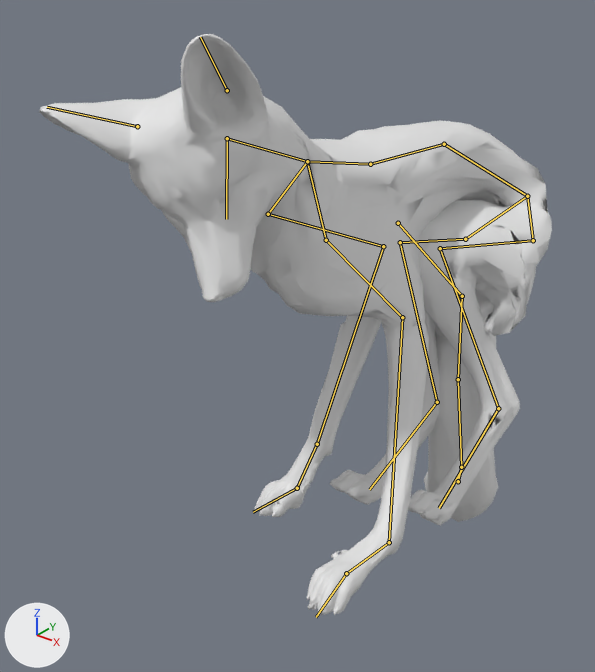
An edit to the glTF model 42/media/models_X/Skinned/KWC_Fox.glb, drawn before and after from the same camera.
Rendered twice from a 50 mm camera at (0.201, -0.5, 0.427) aimed at (-0.085, -0.142, 0.205). Lighting does not change. The marker at lower left points along +X, +Y and +Z. The older version comes first. Both versions are drawn at frame 2 of the action 'Rac_Death'; the numbers are the values there. The bones that change, and the others that lie on the model, are drawn over the model as lines.

Names of what the first picture shows: 'output_unwrapped'.
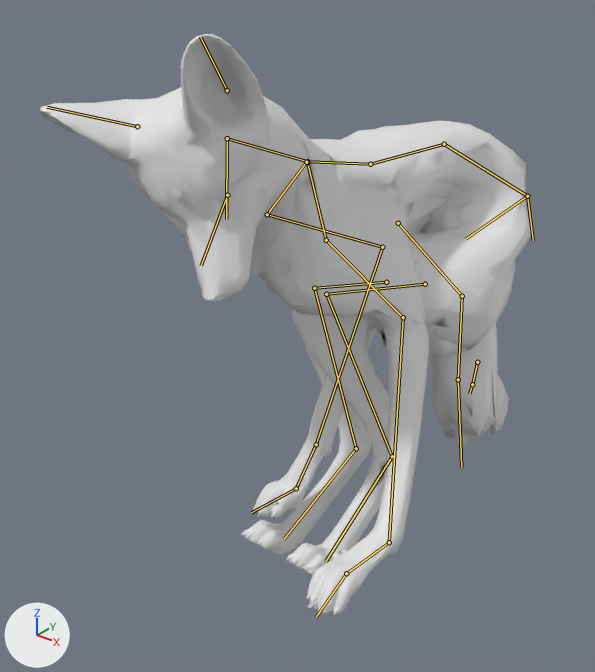
Pixel boxes (x1, y1, x2, y2) of what changed, in the pictures (595 x 672 px):
'output_unwrapped', posed
    before: (39, 34, 552, 616)
    after: (39, 34, 532, 616)
bone 'thigh.b.l', root to tip
    before: (533, 240) to (440, 248)
    after: (425, 284) to (326, 294)
bone 'thigh.b.r', root to tip
    before: (465, 239) to (400, 242)
    after: (386, 282) to (314, 288)
bone 'tail04', root to tip
    before: (461, 467) to (458, 481)
    after: (477, 362) to (472, 384)

The edits, one by one:
Bone 'thigh.b.l' (bone_thigh_b_l) moves from (0.0, 0.0, 0.0) to (0.017, 0.05, 0.052).
Bone 'thigh.b.r' (bone_thigh_b_r) moves from (0.0, 0.0, 0.0) to (0.015, 0.048, 0.035).
Bone 'tail04' (bone_tail04) moves from (0.0, 0.0, 0.0) to (-0.082, -0.016, -0.031).
